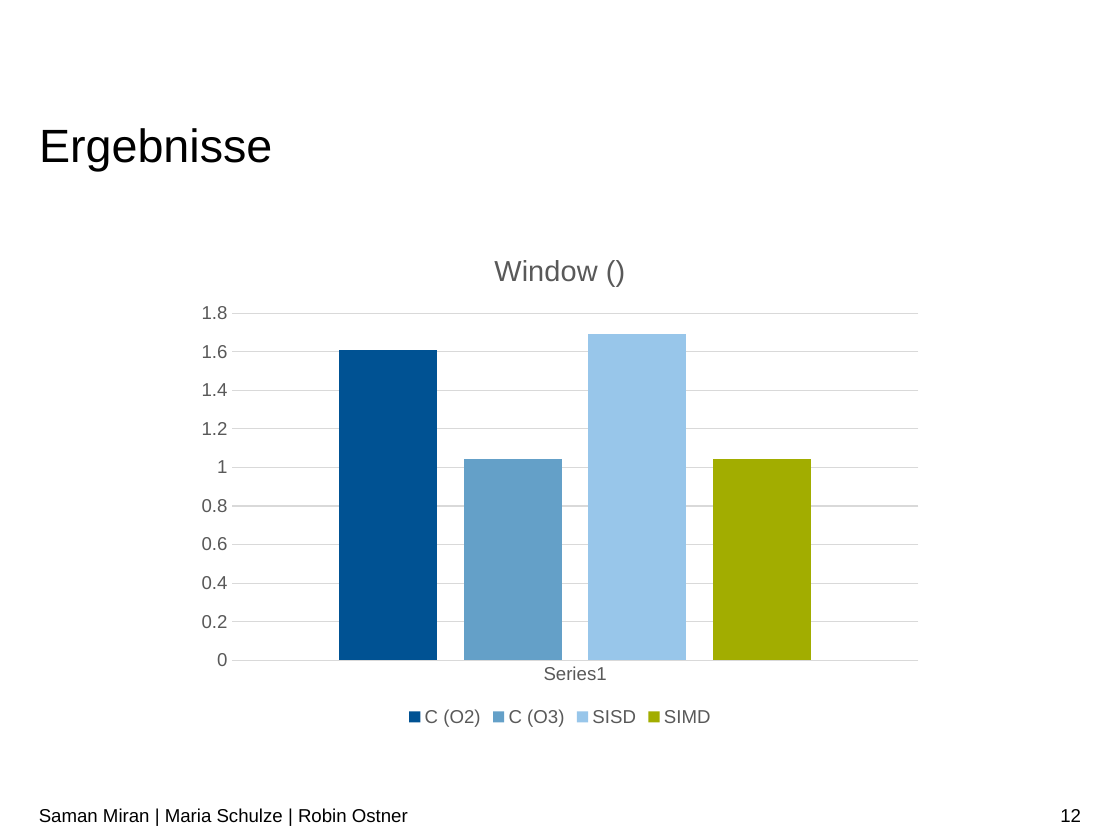
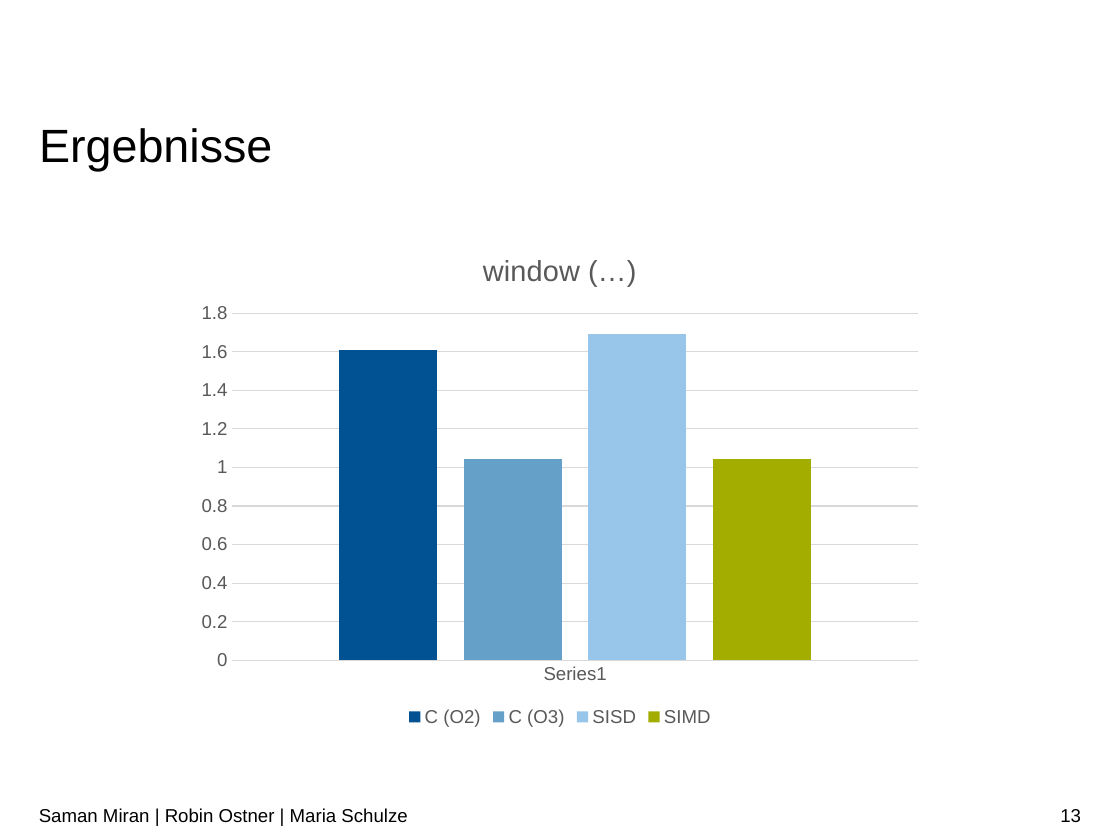
Before and after one commit to RobinOstner/bestASP, a slide deck: slide 13 of Praktikum ASP – Team 15.pptx (slide 12 before the commit). Drawn at 1120x840 pixels with LibreOffice and Linux fonts; fonts in the diff are those of the drawing; background and template pictures are left out. Boxes give left, top, right and bottom in pixels: in the first picture for what was removed or moved away, otherwise in the second. Text is boxed around its words. In the diff, an @@ line names an element or a change of style, - is before the commit and + after.

```diff
--- a/Praktikum ASP – Team 15.pptx
+++ b/Praktikum ASP – Team 15.pptx
@@ column chart at <box>187,234,934,731</box> @@
@@ title "Window () " to "window (…) " @@
@@ text at <box>39,808,407,823</box>: text changed @@
-Saman Miran | Maria Schulze | Robin Ostner
+Saman Miran | Robin Ostner | Maria Schulze
@@ page number at <box>1060,809,1081,822</box>: text changed @@
-12
+13
```
Also in this commit, not shown: 11 other slides changed, 2 slides added.
